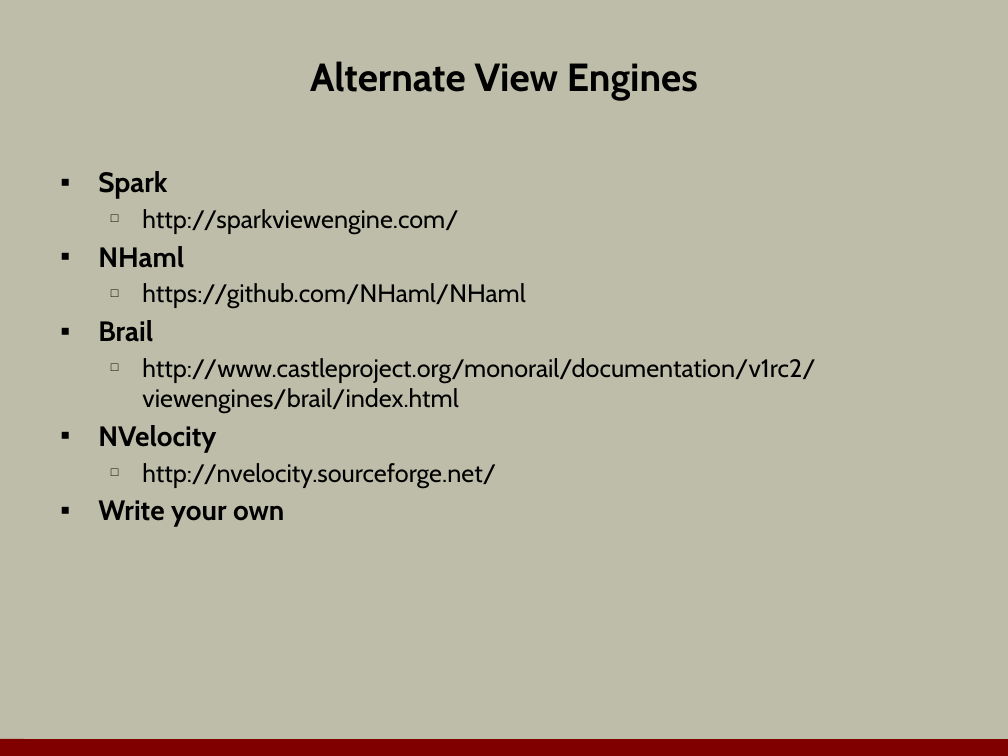
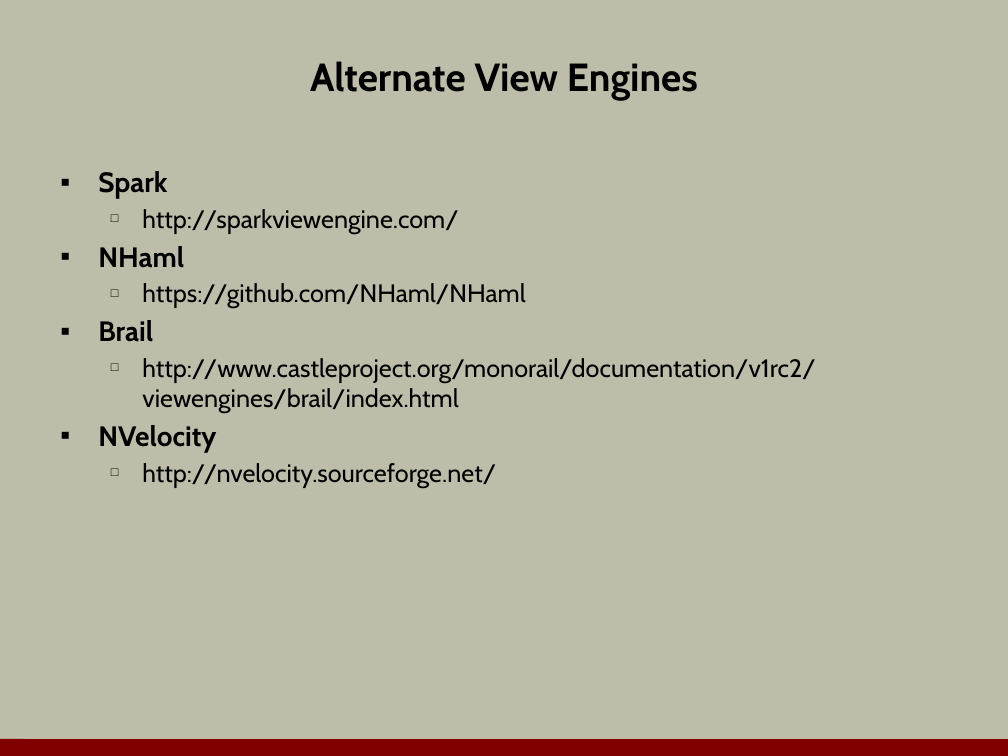
Before and after one commit to OdeToCode/classes, a slide deck: slide 24 of mvc/slides/03_Views.pptx (slide 25 before the commit). Drawn at 1008x756 pixels with LibreOffice and Linux fonts; fonts in the diff are those of the drawing; background and template pictures are left out. Boxes give left, top, right and bottom in pixels: in the first picture for what was removed or moved away, otherwise in the second. Text is boxed around its words. In the diff, an @@ line names an element or a change of style, - is before the commit and + after.

```diff
--- a/mvc/slides/03_Views.pptx
+++ b/mvc/slides/03_Views.pptx
@@ text at box(98, 500, 284, 527): paragraph removed @@
-▪ Write your own
```
Also in this commit, not shown: 1 other slide changed, 1 slide removed, 4 other files.
